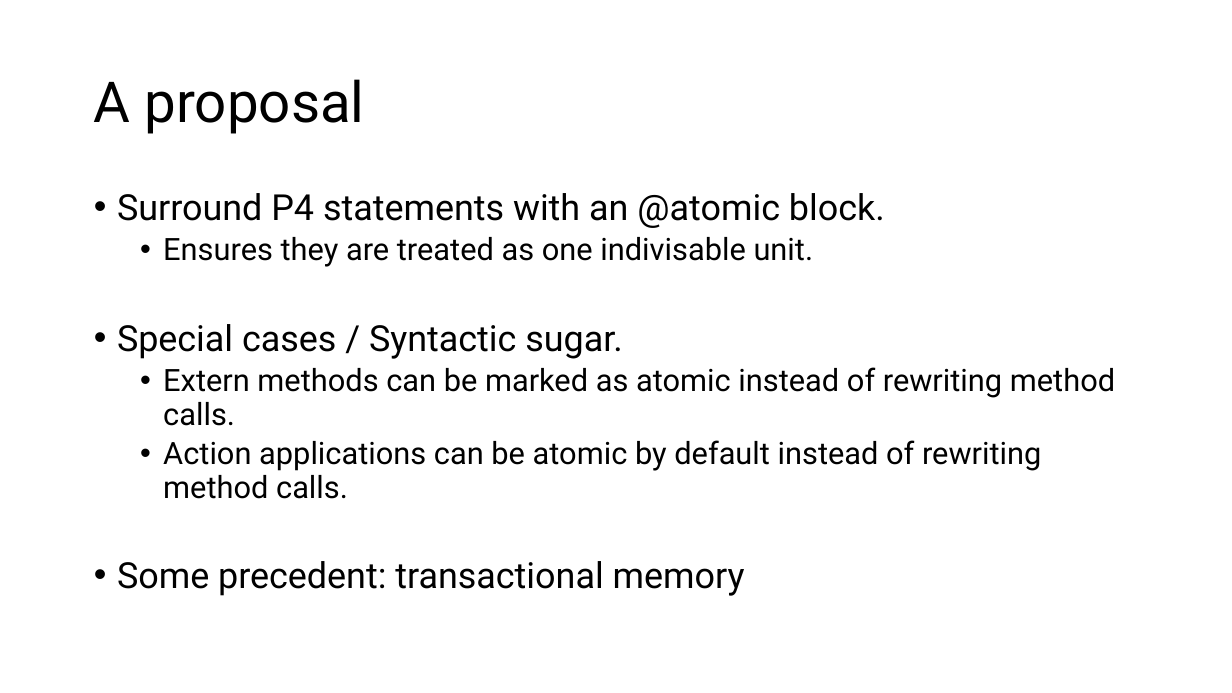
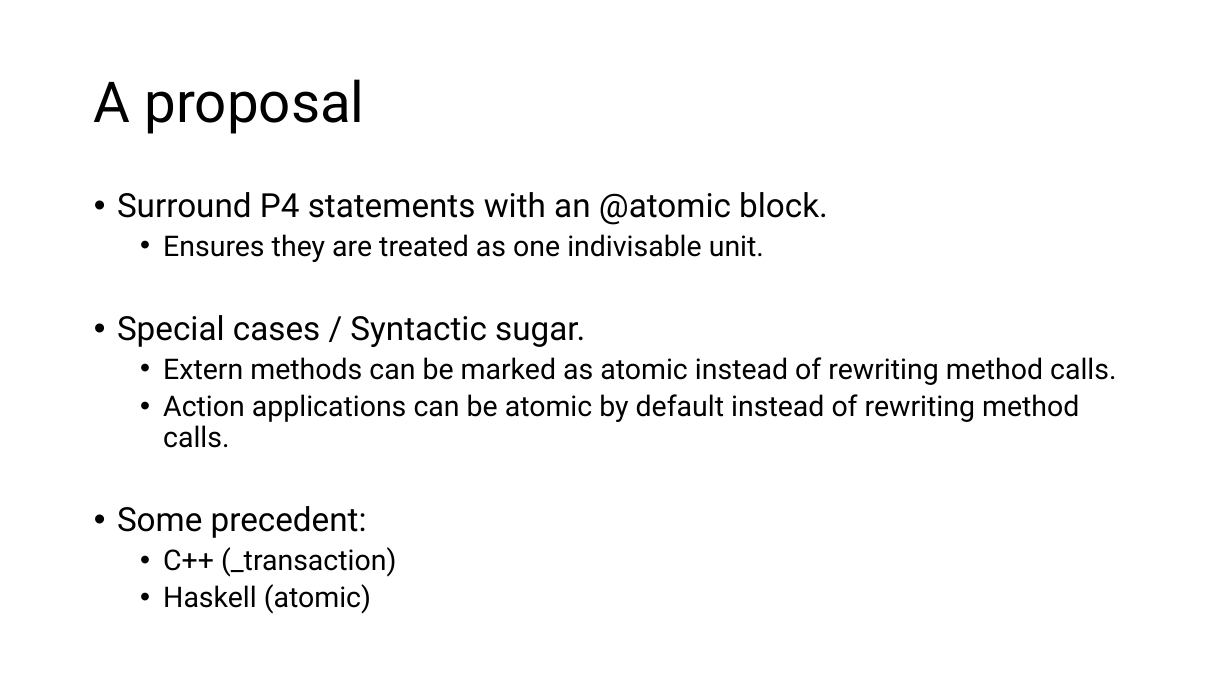
Before and after one commit to anirudhSK/p4-concurrency, a slide deck: slide 8 of p4_concurrency.pptx. Drawn at 1232x693 pixels with LibreOffice and Linux fonts; fonts in the diff are those of the drawing. Boxes give left, top, right and bottom in pixels: in the first picture for what was removed or moved away, otherwise in the second. Text is boxed around its words. In the diff, an @@ line names an element or a change of style, - is before the commit and + after.

Commit message:
Add examples of languages that support atomic

```diff
--- a/p4_concurrency.pptx
+++ b/p4_concurrency.pptx
@@ text at (x1=117, y1=192, x2=1116, y2=448): size 28 to 25.9 pt in "Surround P4 statements with an @atomic block.", "Special cases / Syntactic sugar."; size 24 to 22.2 pt in "Ensures they are treated as one indivisable ...", "Extern methods can be marked as atomic ...", "Action applications can be atomic by default ..." @@
@@ text at (x1=117, y1=506, x2=396, y2=614): text changed; size 28 to 22.2 pt @@
-• Some precedent: transactional memory
+• Some precedent:
+  • C++ (_transaction)
+  • Haskell (atomic)
```
